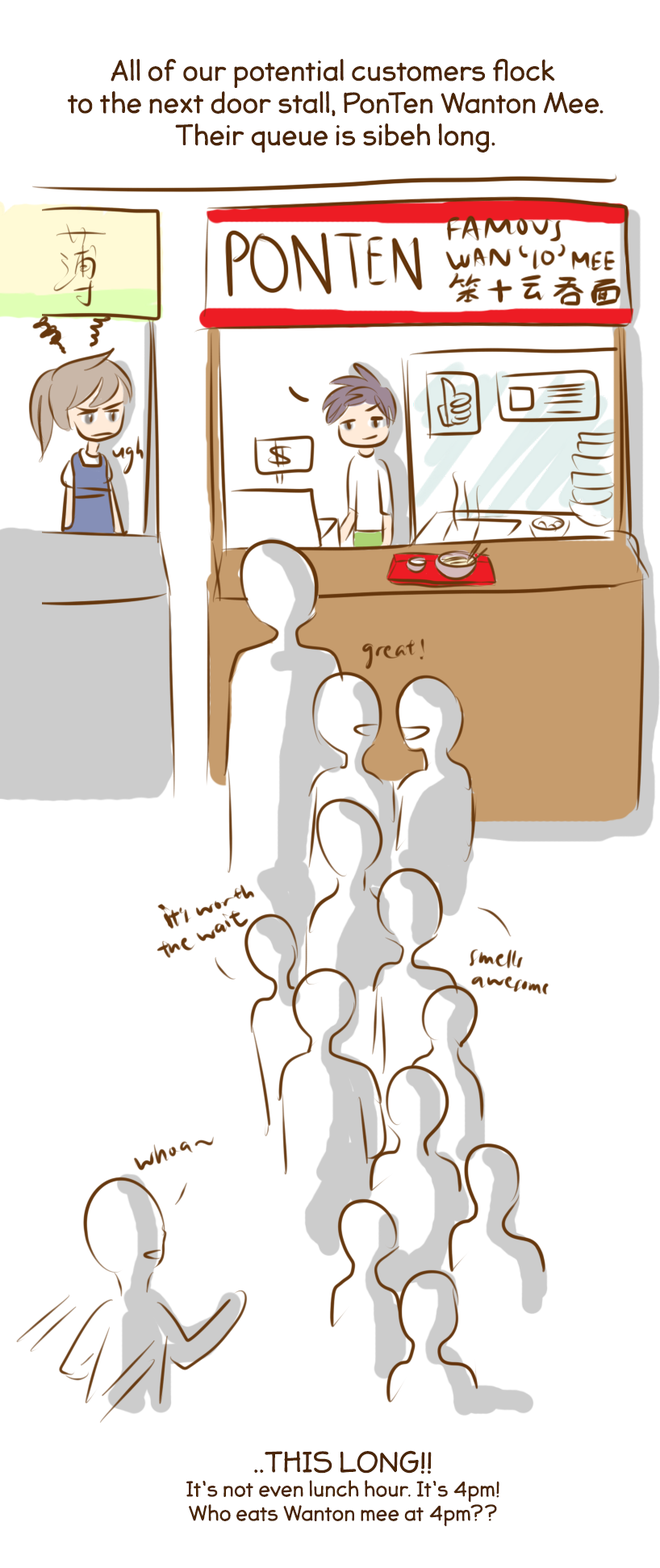
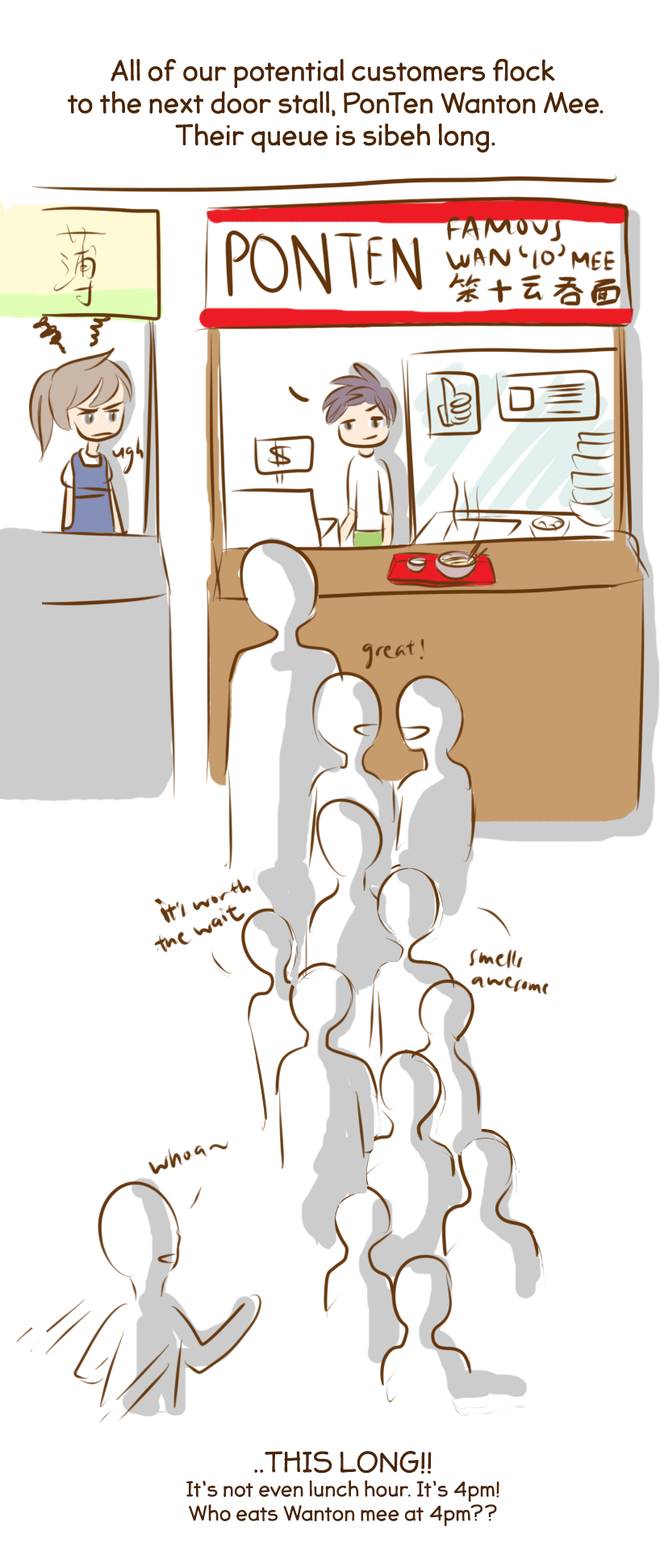
Before/after of a 660 × 1568 layered artwork. What changed in the layer stack:
removed group "text" (3 layers) over box(66, 58, 604, 1423)
moved "All of our potential customers flock to the next door stall, P" out of group "text", painted on it over box(30, 58, 604, 1423)
removed group "Line" (1 layers) over box(30, 861, 548, 1423)
renamed "Layer6" to "Layer 2", moved it out of group "Line", painted on it over box(30, 861, 548, 1423)
removed group "Color" (13 layers) over box(30, 58, 604, 1423)
removed group "3" (11 layers) from group "Color" over box(30, 861, 548, 1417)
moved "Layer 3" out of group "3", painted on it over box(323, 1048, 542, 1400)
removed layer "shadow" (2nd of 2, in "Color" › "3") from group "3" over box(90, 861, 548, 1417)
moved "Layer 4" out of group "3", painted on it over box(45, 861, 385, 1423)
moved "Layer 1" out of group "Color" over box(30, 58, 604, 1423)
